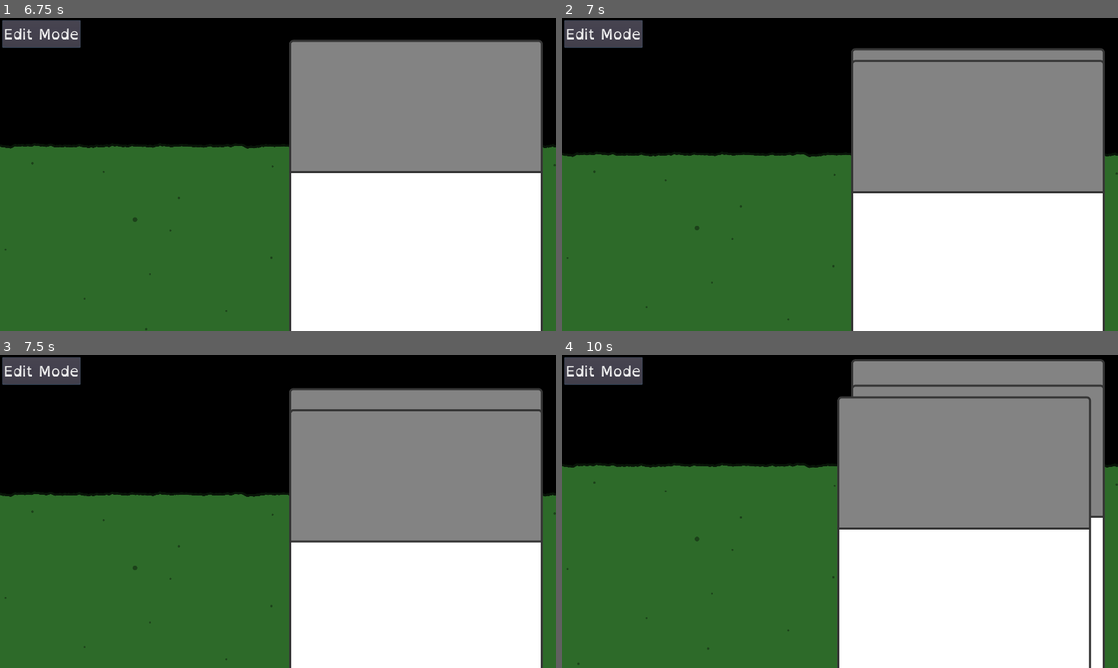
Above: before the commit, frames 1-4 (two rows, left to right).
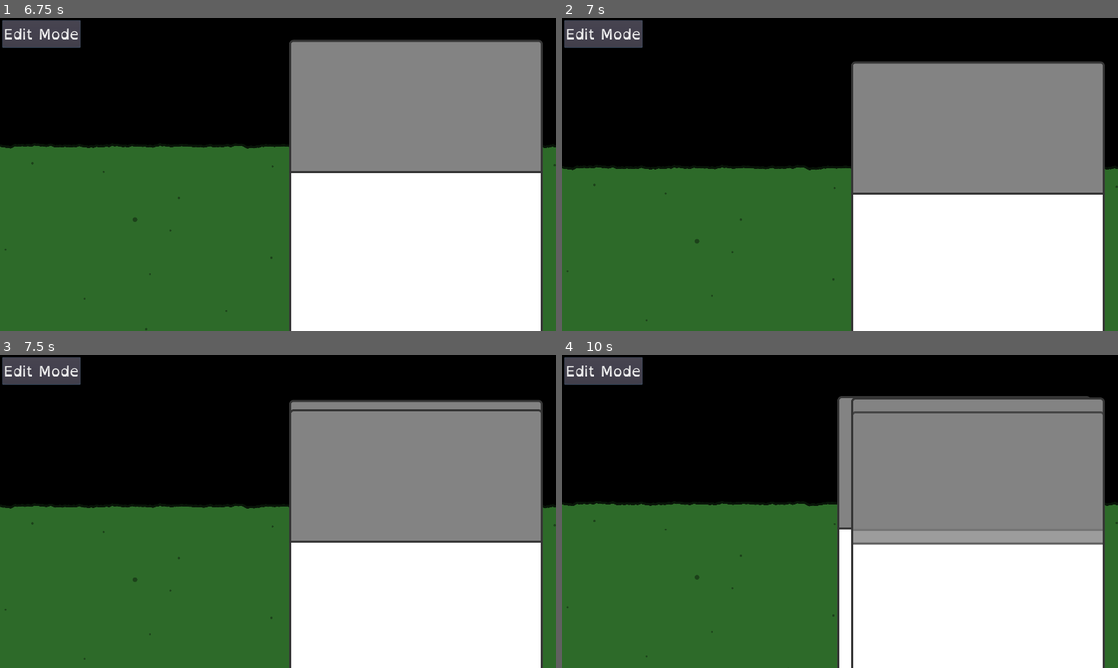
Above: after the commit, the same moments.

Repository: fupicat/szabandoned-0
Game: Godot game, scene res://Scenes/Places/House.tscn
The game is run twice, just before and just after one commit, with the same random seed, the same clock (stepped at 60 frames per second) and the same inputs.
Inputs:
- Up to frame 1 (6.75 s): click "Edit Mode" at 0.5 s; click "Small Room" at 1.25 s; click "Small Room" at 2 s; click "Small Room" at 2.75 s; click "Small Room" at 3.5 s; click "Small Room" at 4.25 s; click "Small Room" at 5 s; click "Accept" at 5.75 s; hold Right (right) from 6.53 s (still down); hold 1 (1) from 6.53 s (still down)
- Up to frame 2 (7 s): keep holding Right (right); keep holding 1 (1); tap 2 (2) at 6.8 s
- Up to frame 3 (7.5 s): release Right (right) at 7.28 s; release 1 (1) at 7.28 s; hold Down (down) from 7.28 s (still down); tap 2 (2) at 7.35 s
- Up to frame 4 (10 s): tap X (action) at 7.55, 9.8 s; release Down (down) at 8.03 s; hold Right (right) 8.03-8.78 s; hold X (action) 8.03-8.78 s; tap 1 (1) at 8.3, 8.85 s; hold Up (up) 8.78-9.53 s; tap 2 (2) at 9.05 s; hold Left (left) from 9.53 s (still down); hold 2 (2) from 9.53 s (still down)

Frame 1 is identical in both runs. In frame 2, 5.0% of the frame differs, in the area x 0-100%, y 9-97%; in frame 3, 4.3%; in frame 4, 16%, in the area x 0-100%, y 1-100%.

Commit message:
Disabled collisions during editing to avoid getting stuck

Diff:
--- a/Scenes/Places/House.tscn
+++ b/Scenes/Places/House.tscn
@@ -39,6 +39,7 @@
 collision/safe_margin = 0.8
 
 [node name="Grama" type="StaticBody2D" parent="."]
+editor/display_folded = true
 position = Vector2( 0, 2838.04 )
 __meta__ = {
 "_edit_lock_": true
--- a/Scenes/Player.tscn
+++ b/Scenes/Player.tscn
@@ -85,6 +85,7 @@
 smoothing_enabled = true
 
 [node name="Actions" type="Node2D" parent="."]
+editor/display_folded = true
 visible = false
 z_index = 4096
 
--- a/Scripts/BehindDisappear.gd
+++ b/Scripts/BehindDisappear.gd
@@ -2,9 +2,9 @@
 
 func _on_body_entered(body):
     var player = get_parent().get_parent().get_node("Player")
-    if body == player and player.z_index < get_parent().z_index and !get_parent().get_parent().edit_mode:
+    if body == player and player.z_index < get_parent().z_index and !get_parent().move:
         get_parent().modulate.a = 0.54902
 
 func _on_body_exited(body):
-    if body == get_parent().get_parent().get_node("Player") and !get_parent().get_parent().edit_mode:
+    if body == get_parent().get_parent().get_node("Player") and !get_parent().move:
         get_parent().modulate.a = 1
--- a/Scripts/Places/House.gd
+++ b/Scripts/Places/House.gd
@@ -1,4 +1,6 @@
 extends Node2D
+
+#Talvez: Criar area2D com a shape do obj e ver se overlapa. Se overlapeando.x > eu.x, eu.x -= 1 até não overlapear sacou?
 
 var old_xy = Vector2(0, 0)
 var old_col = null
@@ -29,7 +31,7 @@
         for node in get_tree().get_nodes_in_group("Interactable"):
             if node.move:
                 node.move = false
-                node.get_node("Col").disabled = false
+            node.get_node("Col").disabled = false
         edit_mode = false
         $Player.global_position = old_xy
         $Player/CollisionShape2D.shape = old_col
@@ -40,6 +42,8 @@
         old_xy = $Player.global_position
         old_col = $Player/CollisionShape2D.shape
         $Player.hide()
+        for node in get_tree().get_nodes_in_group("Interactable"):
+            node.get_node("Col").disabled = true
     return true
 
 func add_placeable(var scene):
Not shown: 3 places in Scenes/Places/House.tscn that only renumber resources
